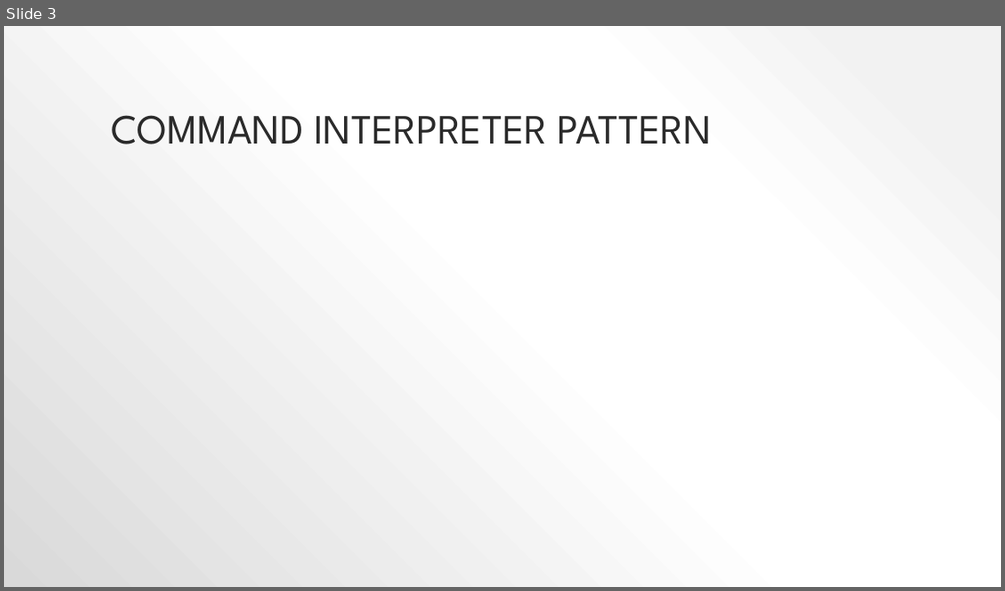
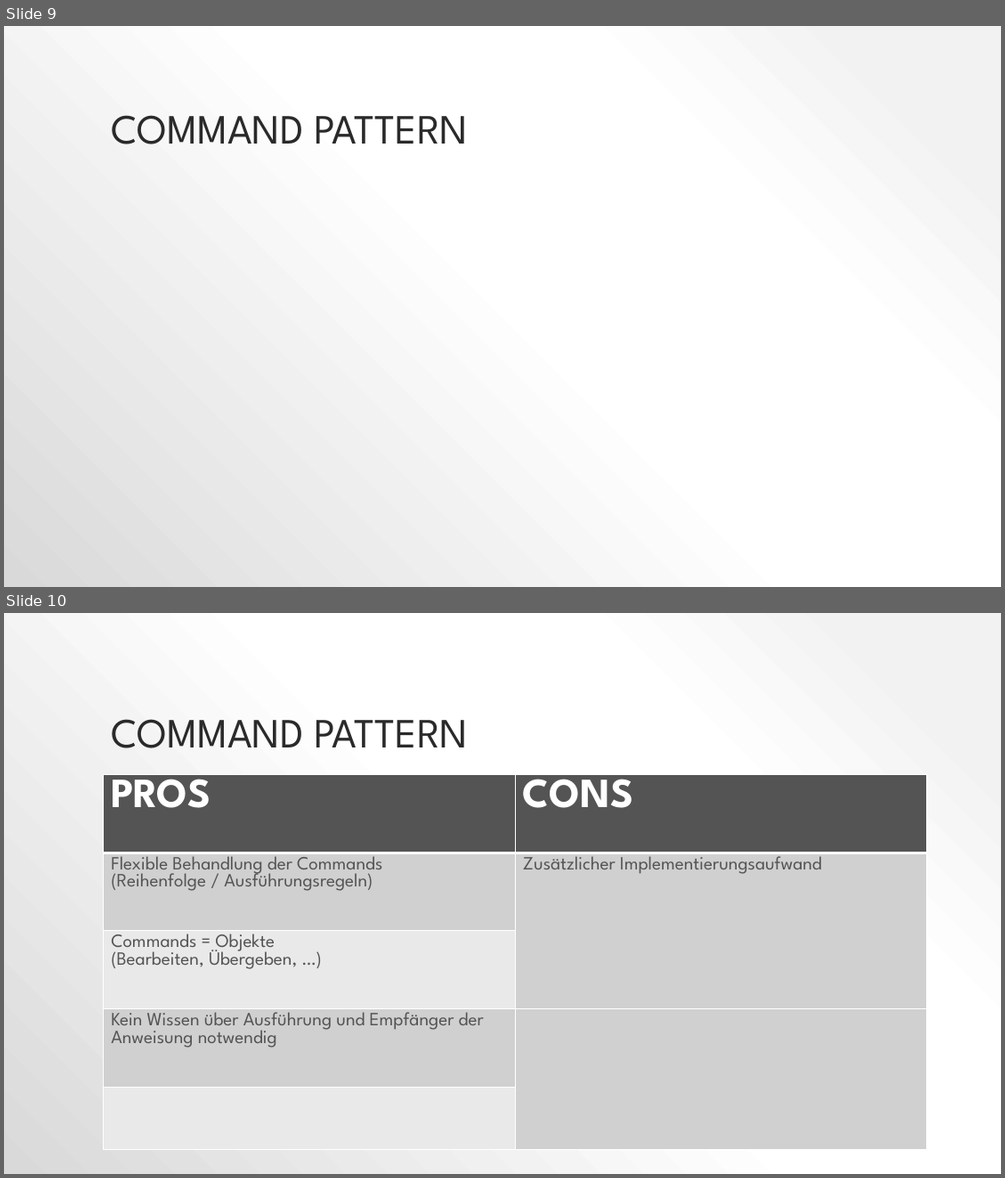
Before and after one commit to wwi17seb/software-engineering, a slide deck: 04_Proxy_und_CommandIntepreter/Proxy_und_Interpreter.pptx. Shown one above the other, each under a label of ours: slide 3 before the commit, slides 9 and 10 after it. The pictures are 1005x591 and 1005x1178 pixels, drawn with LibreOffice and Linux fonts; fonts in the diff are those of the drawing. Boxes give left, top, right and bottom in pixels: in the first picture for what was removed or moved away, otherwise in the second. Text is boxed around its words. In the diff, an @@ line names an element or a change of style, - is before the commit and + after.

```diff
--- a/04_Proxy_und_CommandIntepreter/Proxy_und_Interpreter.pptx
+++ b/04_Proxy_und_CommandIntepreter/Proxy_und_Interpreter.pptx
@@ slide 10 added at (x1=4, y1=613, x2=1001, y2=1174), background gradient #F2F2F2 to #FFFFFF to #D9D9D9 @@
@@ title added at (x1=111, y1=719, x2=468, y2=748), 40 pt, text #2A2A2A @@
+COMMAND PATTERN
@@ table added at (x1=104, y1=774, x2=927, y2=1149), 5 rows, 2 columns @@
+PROS | CONS
+Flexible Behandlung der Commands / (Reihenfolge / Ausführungsregeln) | Zusätzlicher Implementierungsaufwand
+Commands = Objekte / (Bearbeiten, Übergeben, …) | 
+Kein Wissen über Ausführung und Empfänger der Anweisung notwendig | 
+ | 
@@ what was slide 3 is now slide 9 @@
@@ slide 9 changed as well @@
@@ title at (x1=111, y1=115, x2=468, y2=144): text changed @@
-COMMAND INTERPRETER PATTERN
+COMMAND PATTERN
```
Also in this commit, not shown: 2 other slides changed, 6 other slides added, 1 other file.
